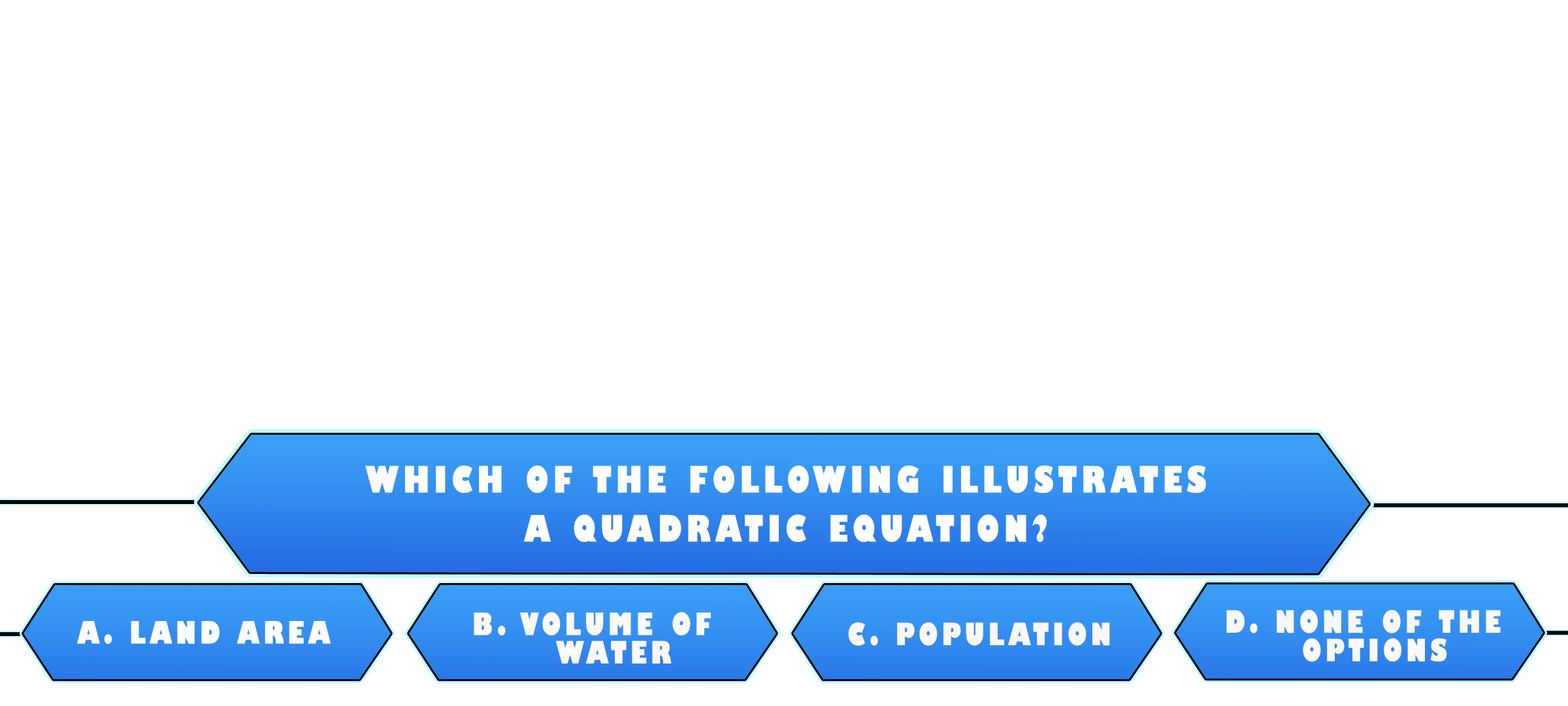
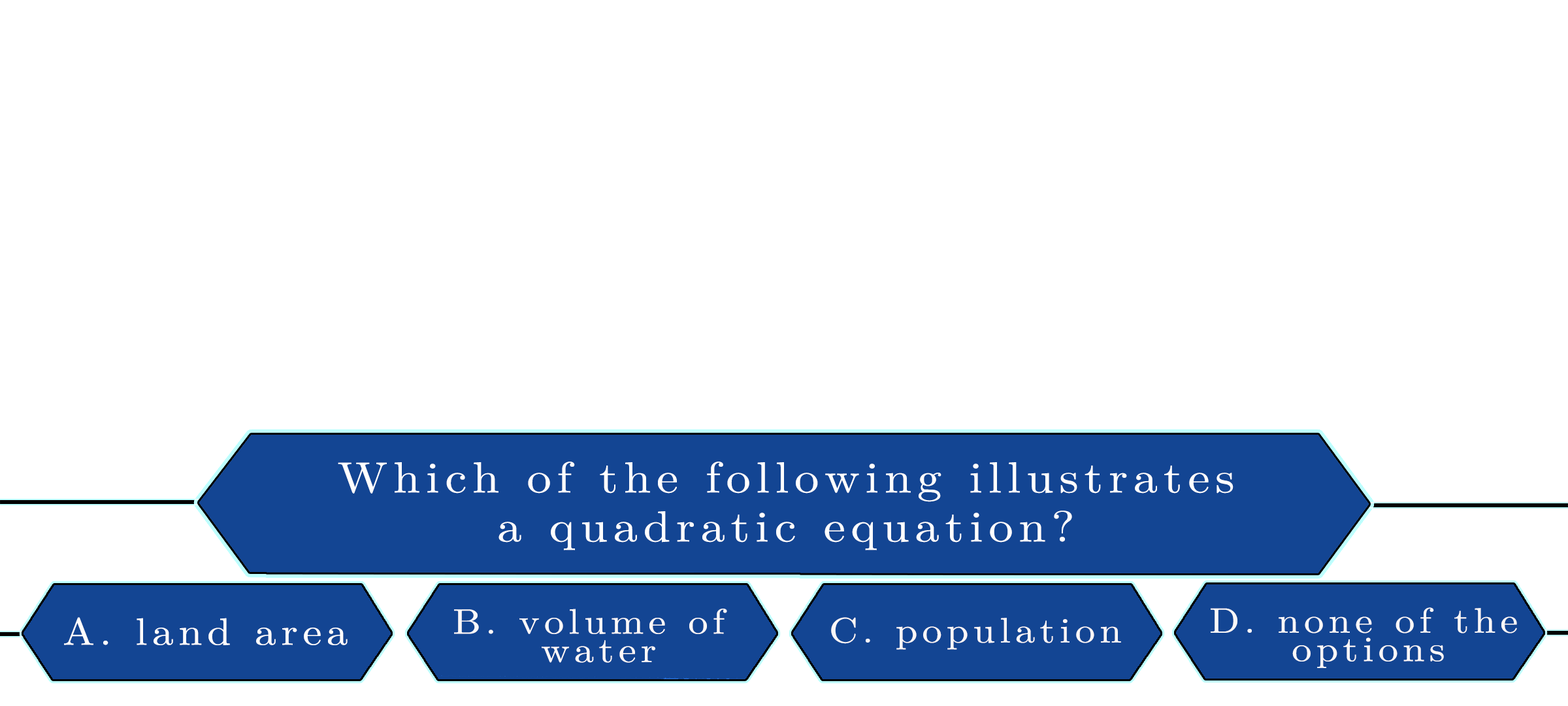
The second 1568 × 706 image is a revision of the first. Changes to its layers:
painted on "Which of the following illustrates a quadratic equation?" over [337, 461, 1234, 551]
painted on "Layer 7" over [199, 434, 1369, 573]
renamed "d. none of the options" to "D. none of the options", painted on it over [1210, 606, 1518, 668]
painted on "Layer 9" over [1176, 584, 1544, 679]
painted on "c. population" over [831, 616, 1122, 650]
painted on "Layer 9 copy" over [793, 584, 1161, 679]
renamed "b. volume of water" to "B. volume of water", painted on it over [454, 608, 728, 664]
painted on "Layer 9 copy 2" over [408, 584, 777, 679]
renamed "a. land area" to "A. land area", painted on it over [64, 616, 348, 645]
painted on "Layer 9 copy 3" over [23, 584, 391, 679]
